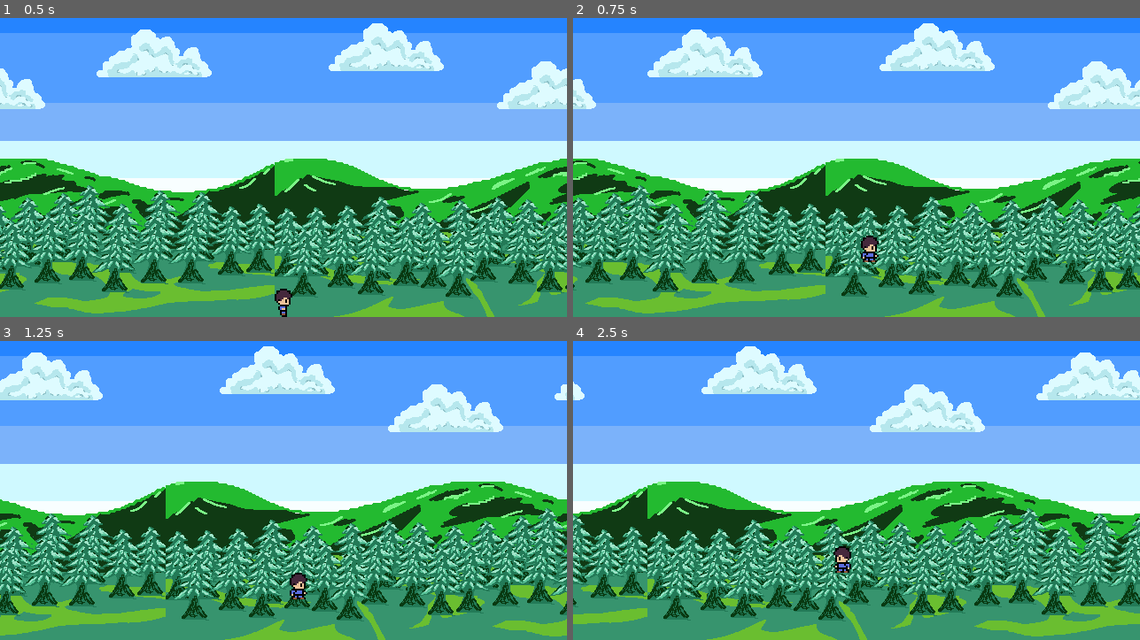
Above: before the commit, frames 1-4 (two rows, left to right).
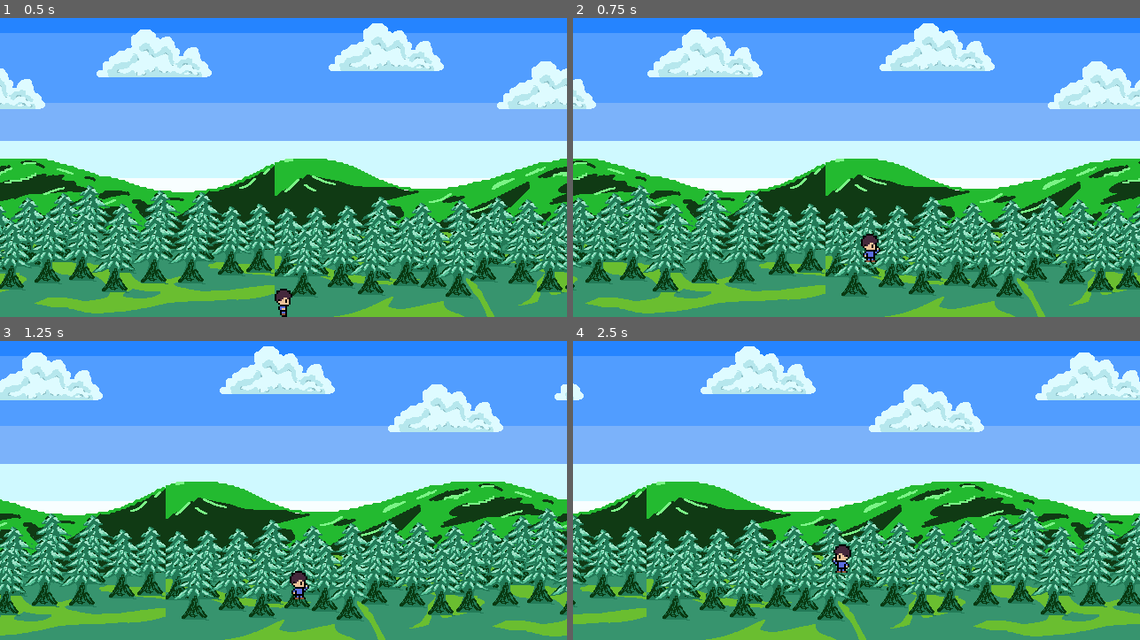
Above: after the commit, the same moments.

Repository: ChrisLolz/libregame
Game: Godot game, scene res://src/main.tscn
The game is run twice, just before and just after one commit, with the same random seed, the same clock (stepped at 60 frames per second) and the same inputs. The project has no main scene, so this scene is started directly.
Inputs:
- Up to frame 1 (0.5 s): no input
- Up to frame 2 (0.75 s): tap Enter at 0.5 s; hold Right (move_right) from 0.53 s (still down); hold Up (jump) from 0.53 s (still down)
- Up to frame 3 (1.25 s): keep holding Right (move_right); keep holding Up (jump)
- Up to frame 4 (2.5 s): release Up (jump) at 1.28 s; tap Up (jump) at 1.35, 1.52, 1.82 s; release Right (move_right) at 2.03 s; hold Left (move_left) from 2.03 s (still down); hold Up (jump) from 2.03 s (still down)

Frame 1 is identical in both runs. In frame 2, 0.1% of the frame differs, in the area x 50-55%, y 72-82%; in frame 3, 0.1%; in frame 4, 9.1%, in the area x 0-100%, y 1-100%.

Commit message:
jump animation and walls

Diff:
--- a/Player.gd
+++ b/Player.gd
@@ -11,13 +11,15 @@
 func _process(delta):
 	if not is_on_floor():
 		velocity.y += gravity*delta
+		$AnimatedSprite2D.play("jump")
 
 	if Input.is_action_pressed("jump") and is_on_floor():
 		velocity.y = JUMP_VELOCITY
 
 	if Input.is_action_pressed("move_left") or Input.is_action_pressed("move_right"):
-		$AnimatedSprite2D.play("walk")
-	else:
+		if is_on_floor():
+			$AnimatedSprite2D.play("walk")
+	elif is_on_floor():
 		$AnimatedSprite2D.play("default")
 
 	var direction = Input.get_axis("ui_left", "ui_right")
--- a/src/main.tscn
+++ b/src/main.tscn
@@ -1,8 +1,9 @@
-[gd_scene load_steps=10 format=3 uid="uid://8ve362g08duy"]
+[gd_scene load_steps=13 format=3 uid="uid://8ve362g08duy"]
 
 [ext_resource type="Script" path="res://Player.gd" id="1_b24t5"]
 [ext_resource type="Texture2D" uid="uid://clpyrs5f8fg01" path="res://assets/spritesheet1.png" id="2_4ceys"]
 [ext_resource type="Texture2D" uid="uid://bmawy6s125dp0" path="res://assets/background.png" id="3_6b6ug"]
+[ext_resource type="Texture2D" uid="uid://bgkt3deqgqap1" path="res://assets/jump.png" id="4_rdjlg"]
 
 [sub_resource type="AtlasTexture" id="AtlasTexture_j4gfd"]
 atlas = ExtResource("2_4ceys")
@@ -28,6 +29,14 @@
 }, {
 "frames": [{
 "duration": 1.0,
+"texture": ExtResource("4_rdjlg")
+}],
+"loop": true,
+"name": &"jump",
+"speed": 5.0
+}, {
+"frames": [{
+"duration": 1.0,
 "texture": SubResource("AtlasTexture_lxf6h")
 }, {
 "duration": 1.0,
@@ -46,6 +55,12 @@
 
 [sub_resource type="RectangleShape2D" id="RectangleShape2D_traey"]
 size = Vector2(1280, 4)
+
+[sub_resource type="RectangleShape2D" id="RectangleShape2D_uqcbb"]
+size = Vector2(16, 361)
+
+[sub_resource type="RectangleShape2D" id="RectangleShape2D_n4hk7"]
+size = Vector2(9, 361)
 
 [node name="Main" type="Node"]
 
@@ -74,9 +89,6 @@
 shape = SubResource("RectangleShape2D_cyuef")
 
 [node name="Camera2D" type="Camera2D" parent="CharacterBody2D"]
-process_thread_group = 1
-process_thread_group_order = 0
-process_thread_messages = 0
 texture_filter = 1
 position = Vector2(0, -164)
 scale = Vector2(2, 2)
@@ -85,9 +97,17 @@
 position_smoothing_enabled = true
 position_smoothing_speed = 10.0
 
-[node name="StaticBody2D" type="StaticBody2D" parent="."]
+[node name="InvisibleWalls" type="StaticBody2D" parent="."]
 position = Vector2(10, 362)
 
-[node name="CollisionShape2D" type="CollisionShape2D" parent="StaticBody2D"]
+[node name="Floor" type="CollisionShape2D" parent="InvisibleWalls"]
 position = Vector2(630, 0)
 shape = SubResource("RectangleShape2D_traey")
+
+[node name="LeftWall" type="CollisionShape2D" parent="InvisibleWalls"]
+position = Vector2(-18, -182.5)
+shape = SubResource("RectangleShape2D_uqcbb")
+
+[node name="RightWall" type="CollisionShape2D" parent="InvisibleWalls"]
+position = Vector2(1274.5, -182.5)
+shape = SubResource("RectangleShape2D_n4hk7")
Binary file added: assets/jump.png
Not shown, added: assets/jump.png.import
